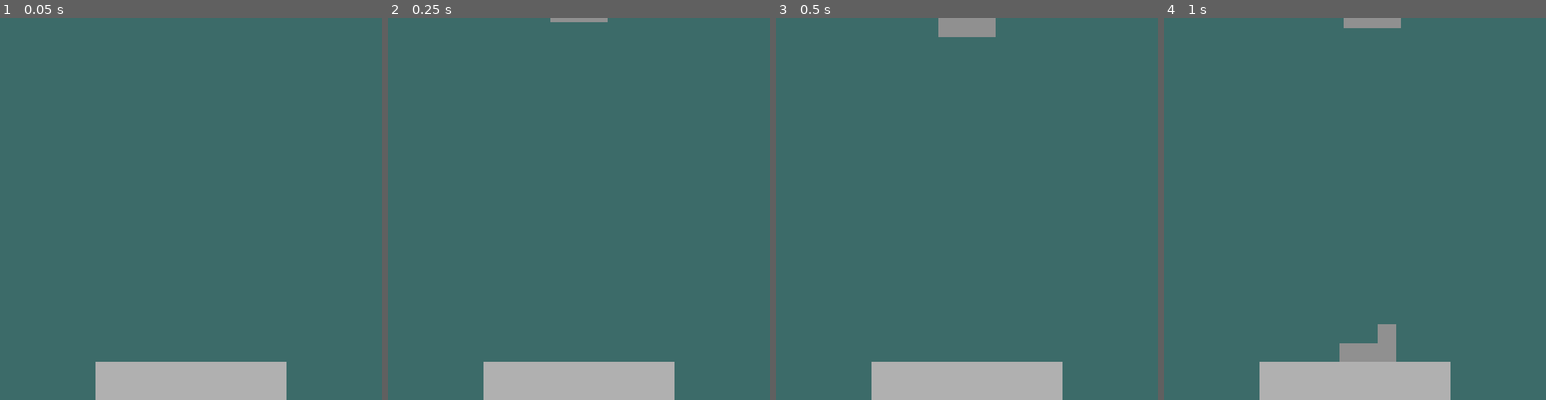
Above: before the commit, frames 1-4 (left to right).
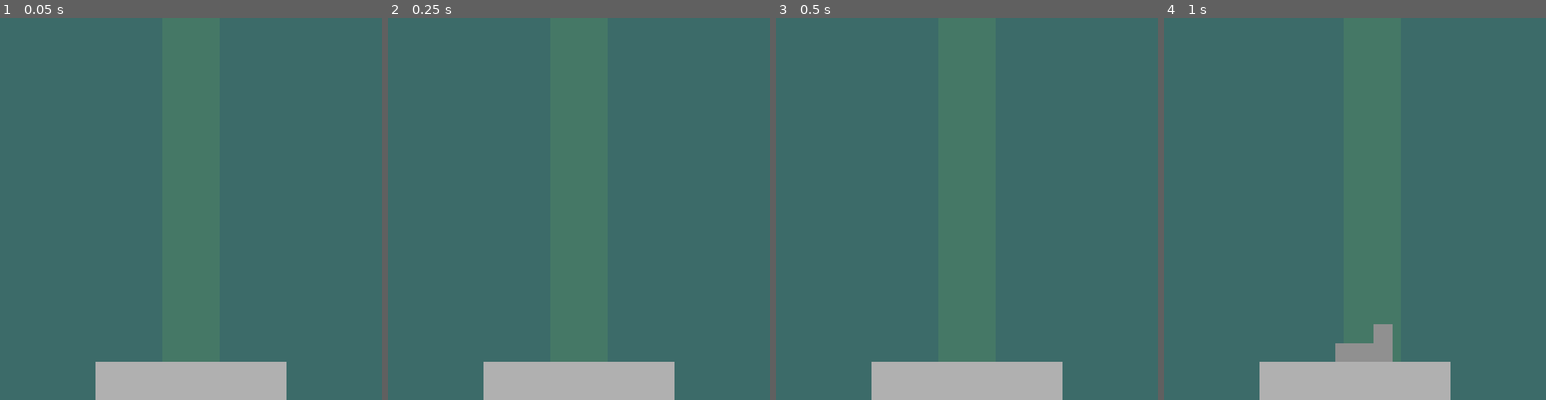
Above: after the commit, the same moments.

Repository: alexmcgowan112/Getris
Game: Godot game, scene res://Scenes/MainScene.tscn
Same seed, same stepped clock (60 frames per second), same inputs: the game is played once before the commit and once after it.
Inputs:
- Up to frame 1 (0.05 s): no input
- Up to frame 2 (0.25 s): no input
- Up to frame 3 (0.5 s): no input
- Up to frame 4 (1 s): hold Right (right) from 0.53 s (still down); tap Space (drop) at 0.6 s

The runs differ from the first frame. In frame 2, 0.2% of the frame differs, in the area x 42-58%, y 0-2%; in frame 3, 0.8%, in the area x 42-58%, y 0-5%; in frame 4, 0.6%.

Commit message:
Following camera sorta works

Diff:
--- a/Scenes/MainScene.tscn
+++ b/Scenes/MainScene.tscn
@@ -1,5 +1,6 @@
-[gd_scene load_steps=4 format=2]
+[gd_scene load_steps=7 format=2]
 
+[ext_resource path="res://Scripts/Camera.gd" type="Script" id=1]
 [ext_resource path="res://Scripts/GameManager.gd" type="Script" id=3]
 
 [sub_resource type="PhysicsMaterial" id=1]
@@ -9,6 +10,12 @@
 [sub_resource type="RectangleShape2D" id=2]
 extents = Vector2( 160, 500 )
 
+[sub_resource type="RectangleShape2D" id=3]
+extents = Vector2( 448, 640 )
+
+[sub_resource type="RectangleShape2D" id=4]
+extents = Vector2( 64, 1280 )
+
 [node name="MainScene" type="Node2D"]
 script = ExtResource( 3 )
 
@@ -16,17 +23,36 @@
 position = Vector2( 0, 64 )
 physics_material_override = SubResource( 1 )
 
+[node name="Polygon2D" type="Polygon2D" parent="Ground"]
+color = Color( 0.694118, 0.694118, 0.694118, 1 )
+polygon = PoolVector2Array( -160, -64, 160, -64, 160, 0, -160, 0 )
+
 [node name="CollisionShape2D" type="CollisionShape2D" parent="Ground"]
 position = Vector2( 0, 436 )
 shape = SubResource( 2 )
 
-[node name="Polygon2D" type="Polygon2D" parent="Ground"]
-color = Color( 0.694118, 0.694118, 0.694118, 1 )
-polygon = PoolVector2Array( -160, -64, 160, -64, 160, 0, -160, 0 )
+[node name="OutOfBounds" type="Area2D" parent="."]
+position = Vector2( 0, 64 )
+
+[node name="Below" type="CollisionShape2D" parent="OutOfBounds"]
+position = Vector2( 0, 768 )
+shape = SubResource( 3 )
+
+[node name="LeftWall" type="CollisionShape2D" parent="OutOfBounds"]
+position = Vector2( -512, -640 )
+shape = SubResource( 4 )
+
+[node name="RightWall" type="CollisionShape2D" parent="OutOfBounds"]
+position = Vector2( 512, -640 )
+shape = SubResource( 4 )
 
 [node name="Camera2D" type="Camera2D" parent="."]
 position = Vector2( 0, -256 )
 current = true
 limit_bottom = 64
+limit_smoothed = true
+script = ExtResource( 1 )
 
 [node name="Pieces" type="Node" parent="."]
+
+[connection signal="body_entered" from="OutOfBounds" to="." method="_on_OutOfBounds_body_entered"]
--- a/Scenes/Piece.tscn
+++ b/Scenes/Piece.tscn
@@ -24,4 +24,12 @@
 invert_border = 10.0
 polygon = PoolVector2Array( -32, 32, -32, -32, 32, -32, 32, 32 )
 
+[node name="FallTrajectory" type="Line2D" parent="."]
+show_behind_parent = true
+z_index = -5
+z_as_relative = false
+points = PoolVector2Array( 0, 0, 0, 1000 )
+width = 64.0
+default_color = Color( 0.419608, 0.666667, 0.34902, 0.196078 )
+
 [connection signal="body_entered" from="." to="." method="collide"]
--- /dev/null
+++ b/Scripts/Camera.gd
@@ -0,0 +1,34 @@
+extends Camera2D
+
+
+var targetY : float = -256
+var currentZoom : float = 1.0
+
+func _physics_process(delta):
+	print(position.y, " to ", targetY)
+	print("Zoom = ", currentZoom)
+	if targetY - position.y < -8:
+		if currentZoom < 1.5:
+			currentZoom -= (targetY - position.y)/10000.0
+			if currentZoom > 1.5:
+				currentZoom = 1.5
+			position.y = -320.0*currentZoom+64
+			zoom = Vector2(currentZoom, currentZoom)
+		else:
+			position.y += (targetY - position.y)/100.0
+	elif targetY - position.y > 8:
+		if position.y <= -576:
+			currentZoom += (targetY - position.y)/10000.0
+			if currentZoom < 1.0:
+				currentZoom = 1.0
+			position.y = -320.0*currentZoom+64
+			zoom = Vector2(currentZoom, currentZoom)
+		else:
+			position.y += (targetY - position.y)/100.0
+
+
+
+func set_target(value):
+	targetY = value
+	if targetY > -256.0:
+		targetY = -256.0
--- a/Scripts/GameManager.gd
+++ b/Scripts/GameManager.gd
@@ -6,8 +6,13 @@
 var nextSequence : Array
 
 var pieces : Array
+var max_height : float = 0
 
 var pieceScene = preload("res://Scenes/Piece.tscn")
+var pieceSpawnHeight : float = -640.0
+
+onready var camera = get_node("Camera2D")
+#To do: make camera and block start position stretch with average/top piece position
 
 func _ready():
 	random.randomize()
@@ -18,10 +23,12 @@
 	next_piece()
 
 func next_piece():
+	find_highest_piece(false)
+
 	var piece = pieceScene.instance(random.randi_range(0,6))
 	get_node("Pieces").add_child(piece)
-	piece.global_transform.origin = Vector2(0,-608)
-
+	piece.global_transform.origin = Vector2(0,pieceSpawnHeight)
+	pieces.append(piece)
 	var _a = piece.connect("piece_placed", self, "next_piece")
 
 	# if numPieces % 7 == 6:
@@ -29,3 +36,35 @@
 	# 	var tooManyOf : Array
 	# 	var tooFewOf : Array
 	# 	for _i in range(7):
+
+func find_highest_piece(checkAll: bool):
+	var numPieces = pieces.size()
+	if checkAll:
+		var highest : float = 0.0
+		for i in range(numPieces):
+			if !pieces[i].falling:
+				var pieceHeight = pieces[i].find_highest_point()
+				if pieceHeight < highest:
+					highest = pieceHeight
+		max_height = highest
+	else:
+		if numPieces>=1 and !pieces[numPieces-1].falling:
+			var pieceHeight = pieces[numPieces-1].find_highest_point()
+			if pieceHeight < max_height:
+				max_height = pieceHeight
+	# var zoomAmount = max_height/-320.0
+	# if zoomAmount < 1:
+	# 	zoomAmount = 1
+	# cameraZoom = zoomAmount
+	# print(cameraZoom)
+	camera.set_target(max_height)
+	pieceSpawnHeight = -640*camera.currentZoom
+
+
+func _on_OutOfBounds_body_entered(body):
+	if body.is_in_group("Pieces"):
+		pieces.erase(body)
+		body.queue_free()
+		if body.falling:
+			next_piece()
+		find_highest_piece(true)
--- a/Scripts/Piece.gd
+++ b/Scripts/Piece.gd
@@ -5,20 +5,24 @@
 
 var random = RandomNumberGenerator.new()
 
+var pieceShape : int
 var polygon
 onready var sprite : Node = get_node("Polygon")
 onready var collider : Node = get_node("Collider")
 
-onready var mainScene : Node = get_parent().get_parent()
+onready var trajectoryLine = get_node("FallTrajectory")
 
 # movement vars
 var falling : bool = true
-var fall_speed : float = 100
-var drop_speed : float = 250
+var fall_speed : float = 64
+var drop_speed : float = 256
 var moveDirection : int = 0
 var frameNumMove : int
 var spinDirection: int = 0
 var frameNumSpin : int
+
+var leftmost_point : float = 0
+var rightmost_point : float = 0
 
 func _ready():
 	if sprite != null:
@@ -32,6 +36,7 @@
 	random.randomize()
 	if shape == -1:
 		shape = random.randi_range(0,6)
+	pieceShape = shape
 
 	var vertices
 	match shape:
@@ -52,7 +57,7 @@
 			vertices = [Vector2(-48,16),Vector2(48,16),Vector2(48,-16),Vector2(-16,-16),Vector2(-16,-48),Vector2(-48,-48)]
 		#Backwards L
 		4:
-			vertices = [Vector2(-48,16),Vector2(48,16),Vector2(48,-48),Vector2(16,-48),Vector2(16,-16),Vector2(-48,-16)]
+			vertices = [Vector2(48,16),Vector2(48,-48),Vector2(16,-48),Vector2(16,-16),Vector2(-48,-16),Vector2(-48,16)]
 		#S
 		5:
 			#Standard
@@ -87,19 +92,27 @@
 
 		if moveDirection == 0:
 			if Input.is_action_just_pressed("shove_left"):
-				moveDirection = -2
+				if leftmost_point >= -288:
+					moveDirection = -2
+				elif leftmost_point >= -304:
+					moveDirection = -1
 			elif Input.is_action_pressed("left"):
-				moveDirection = -1
+				if leftmost_point >= -304:
+					moveDirection = -1
 			if Input.is_action_just_pressed("shove_right"):
-				moveDirection = 2
+				if rightmost_point <= 288:
+					moveDirection = 2
+				elif rightmost_point <= 304:
+					moveDirection = 1
 			elif Input.is_action_pressed("right"):
-				moveDirection = 1
+				if rightmost_point <= 304:
+					moveDirection = 1
 			if moveDirection != 0:
 				frameNumMove = -3
 		elif frameNumMove < 4:
 			var moveAmount : int = (4-abs(frameNumMove)) * moveDirection
 			if test_motion(Vector2(moveAmount,0),false):
-				while test_motion(Vector2(moveAmount,0),false):
+				while test_motion(Vector2(moveAmount,0),false) and moveAmount != 0:
 					moveAmount -= moveAmount/abs(moveAmount)
 				collide(null)
 			state.transform.origin.x += moveAmount
@@ -126,15 +139,31 @@
 				spinDirection = 0
 				rotation_degrees = round(rotation_degrees)
 			frameNumSpin += 1
+	find_highest_point()
+	find_edges()
+	# position fall trajectory outline
+	if falling:
+		if pieceShape == 2:
+			trajectoryLine.global_position.x = (leftmost_point+rightmost_point)/2
+		elif pieceShape == 3 or pieceShape == 4:
+			trajectoryLine.global_position.x = (leftmost_point+rightmost_point)/2
+			trajectoryLine.global_position.y = to_global(polygon[3]).y
+		trajectoryLine.width = rightmost_point-leftmost_point
+		trajectoryLine.global_rotation_degrees = 0
+
 
 
 func collide(_body: Node):
 	if falling:
+		trajectoryLine.queue_free()
 		linear_velocity.y = 0
 		linear_velocity.x = moveDirection*abs(moveDirection)*50
+		if test_motion(Vector2(0,1)):
+			linear_velocity.x = 0
 		angular_velocity /= 2
 		gravity_scale = 1.0
 		falling = false
+		contact_monitor = false
 		emit_signal("piece_placed")
 
 func drop(state):
@@ -143,3 +172,21 @@
 		moveDistance-=1
 	state.transform.origin.y += moveDistance
 	state.linear_velocity.y = 0
+
+func find_highest_point():
+	var highest_point : float = 0
+	for i in range(polygon.size()):
+		if to_global(polygon[i]).y < highest_point:
+			highest_point = to_global(polygon[i]).y
+	return highest_point
+
+func find_edges():
+	var left : float = global_position.x
+	var right : float = global_position.x
+	for i in range(polygon.size()):
+		if to_global(polygon[i]).x < left:
+			left = to_global(polygon[i]).x
+		if to_global(polygon[i]).x > right:
+			right = to_global(polygon[i]).x
+	leftmost_point = left
+	rightmost_point = right
